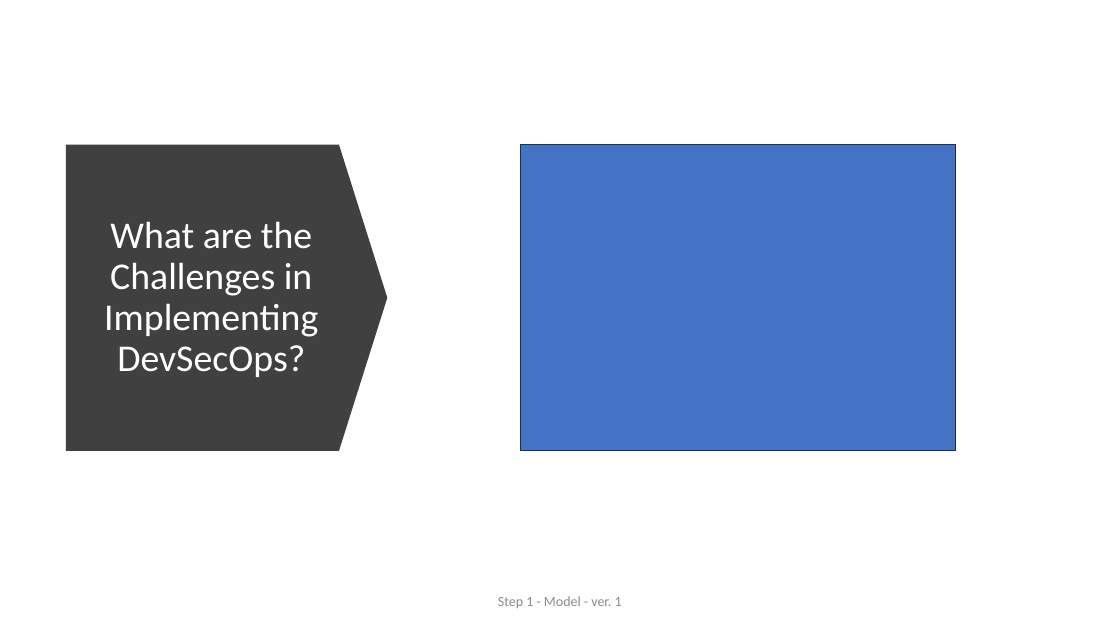
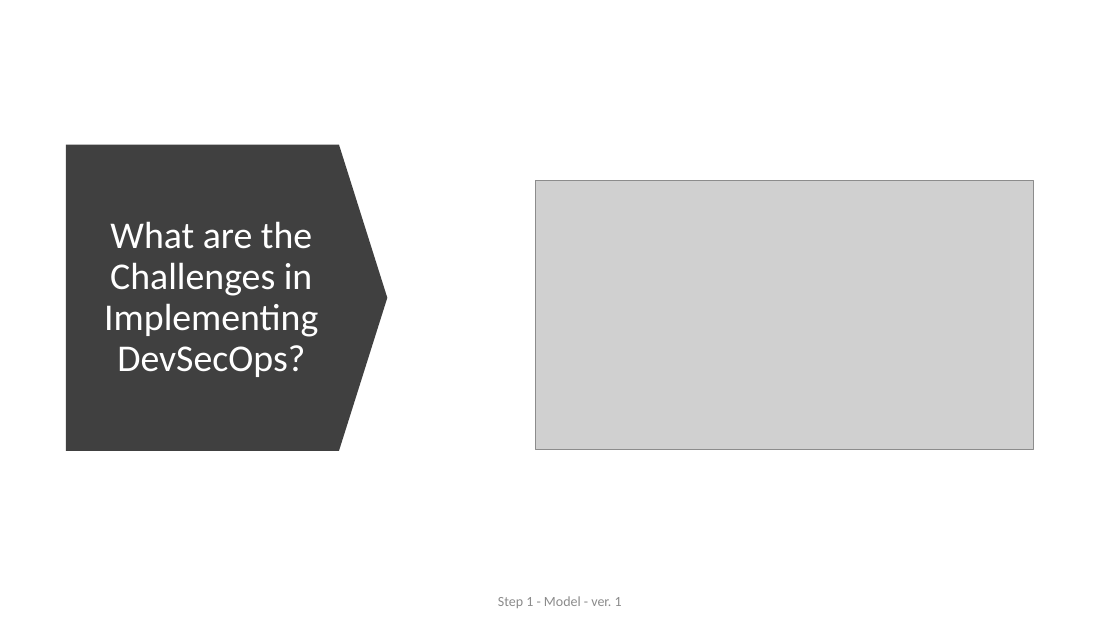
Before and after one commit to ext4dmin/DevOps-Mentorship, a slide deck: slide 48 of Step01-Model_presentation.pptx. Drawn at 1120x630 pixels with LibreOffice and Linux fonts; fonts in the diff are those of the drawing; grey boxes stand for pictures. Boxes give left, top, right and bottom in pixels: in the first picture for what was removed or moved away, otherwise in the second. Text is boxed around its words. In the diff, an @@ line names an element or a change of style, - is before the commit and + after.

```diff
--- a/Step01-Model_presentation.pptx
+++ b/Step01-Model_presentation.pptx
@@ rectangle removed at (521, 145, 955, 451) @@
@@ picture added at (535, 181, 1033, 450) @@
```
Also in this commit, not shown: 13 other slides changed, 2 other files.
